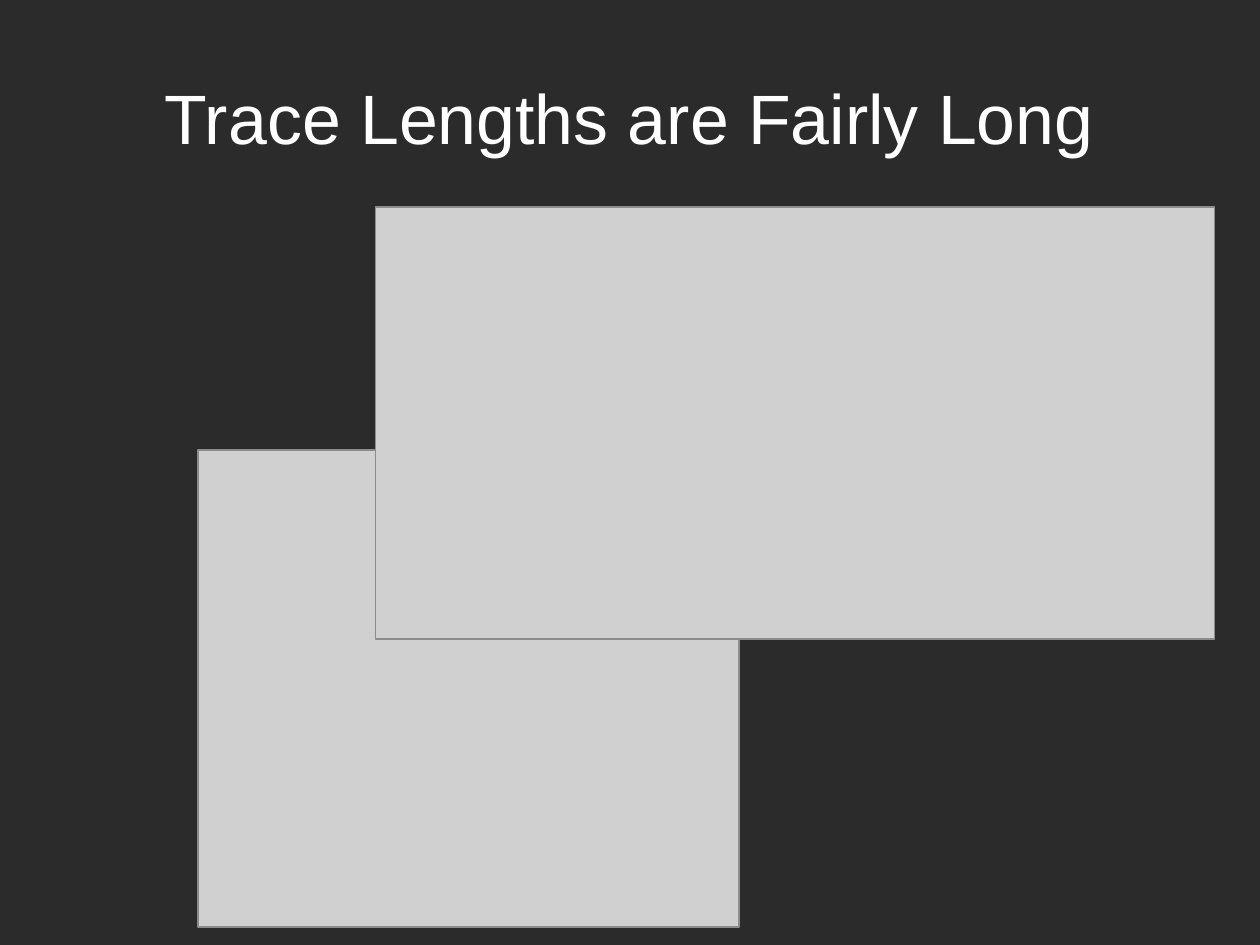
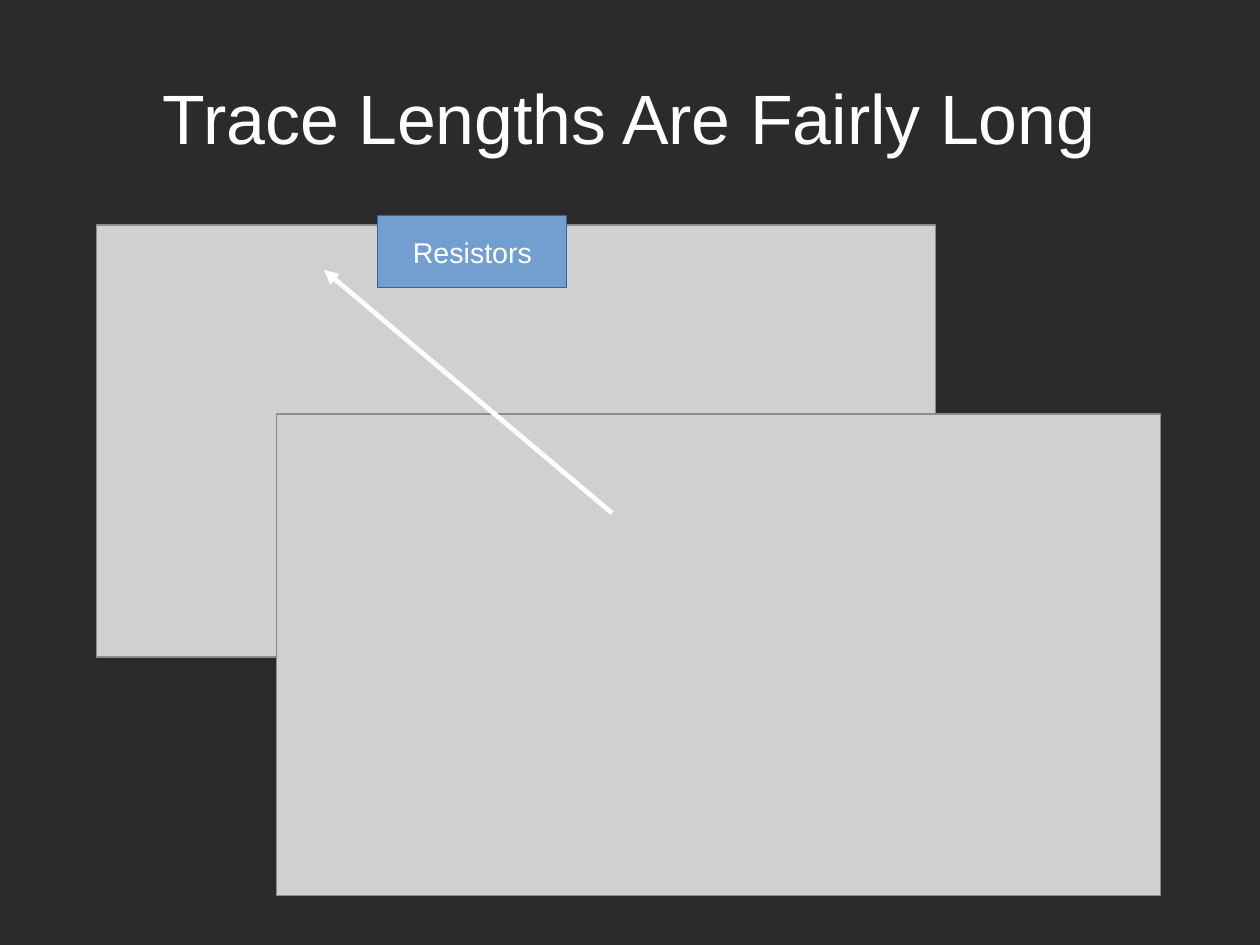
Before and after one commit to TheComet/bat6, a slide deck: slide 11 of doc/presentation/libreoffice/presentation.odp (slide 17 before the commit). Drawn at 1260x945 pixels with LibreOffice and Linux fonts; fonts in the diff are those of the drawing; grey boxes stand for pictures; background and template pictures are left out; a plain dark background stands for a picture behind light text. Boxes give left, top, right and bottom in pixels: in the first picture for what was removed or moved away, otherwise in the second. Text is boxed around its words. In the diff, an @@ line names an element or a change of style, - is before the commit and + after.

Commit message:
more final version of presentation

```diff
--- a/doc/presentation/libreoffice/presentation.odp
+++ b/doc/presentation/libreoffice/presentation.odp
@@ title at <box>163,93,1095,157</box>: text changed @@
-Trace Lengths are Fairly Long
+Trace Lengths Are Fairly Long
@@ picture: place and size @@
-picture at <box>376,207,1215,639</box>
+picture at <box>97,225,936,657</box>
@@ rectangle added at <box>378,216,567,288</box>, fill #729FCF, outline #3465A4 0 pt, 18 pt, text #FFFFFF @@
+Resistors
@@ arrow added from (612, 513) to (324, 270), #FFFFFF 3 pt @@
@@ picture: place and size @@
-picture at <box>198,450,739,927</box>
+picture at <box>277,414,1162,895</box>
```
Also in this commit, not shown: 2 other slides changed, 5 slides added, 11 slides removed.
